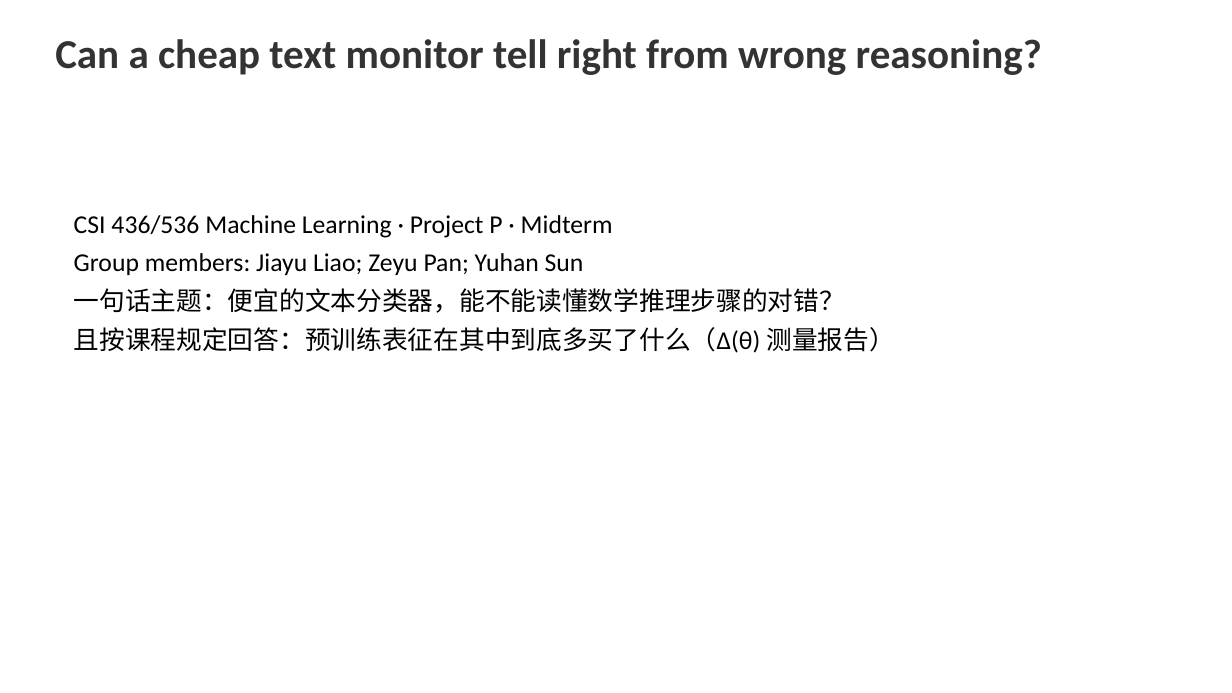
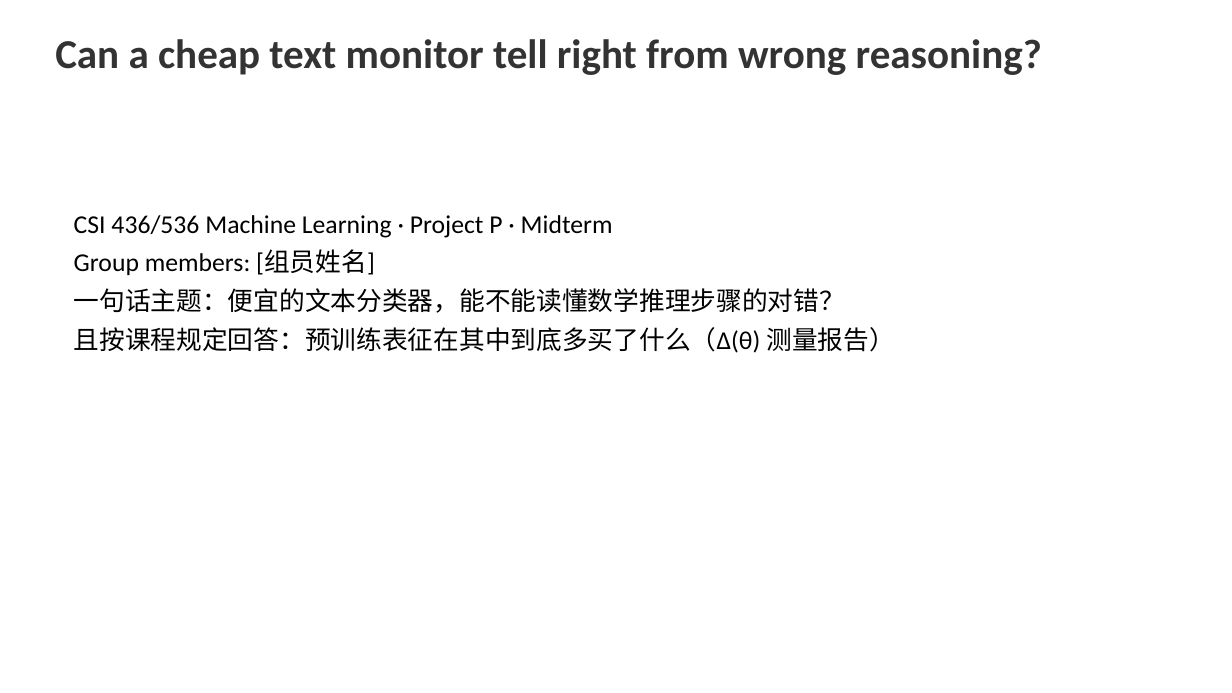
Before and after one commit to FauReam/text-monitor-436, a slide deck: slide 1 of slides/midterm.pptx. Drawn at 1232x693 pixels with LibreOffice and Linux fonts; fonts in the diff are those of the drawing. Boxes give left, top, right and bottom in pixels: in the first picture for what was removed or moved away, otherwise in the second. Text is boxed around its words. In the diff, an @@ line names an element or a change of style, - is before the commit and + after.

```diff
--- a/slides/midterm.pptx
+++ b/slides/midterm.pptx
@@ text at (x1=74, y1=251, x2=375, y2=275): text changed @@
-Group members: Jiayu Liao; Zeyu Pan; Yuhan Sun
+Group members: [组员姓名]
```
Also in this commit, not shown: 3 other slides changed, 15 other files.
